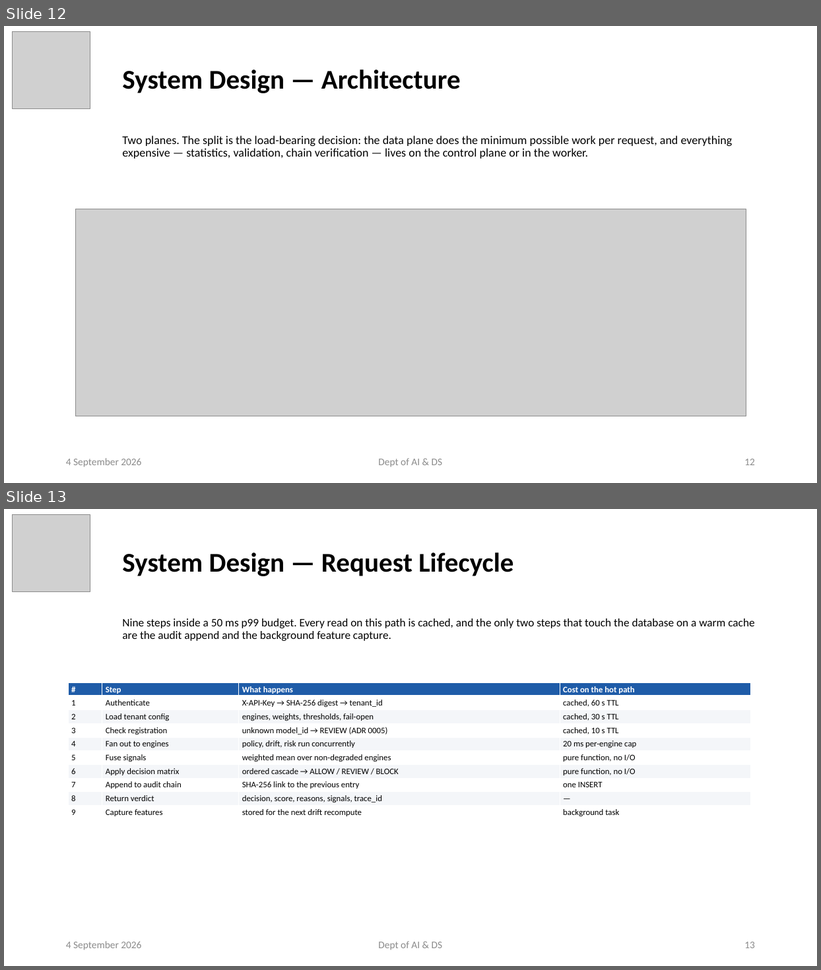
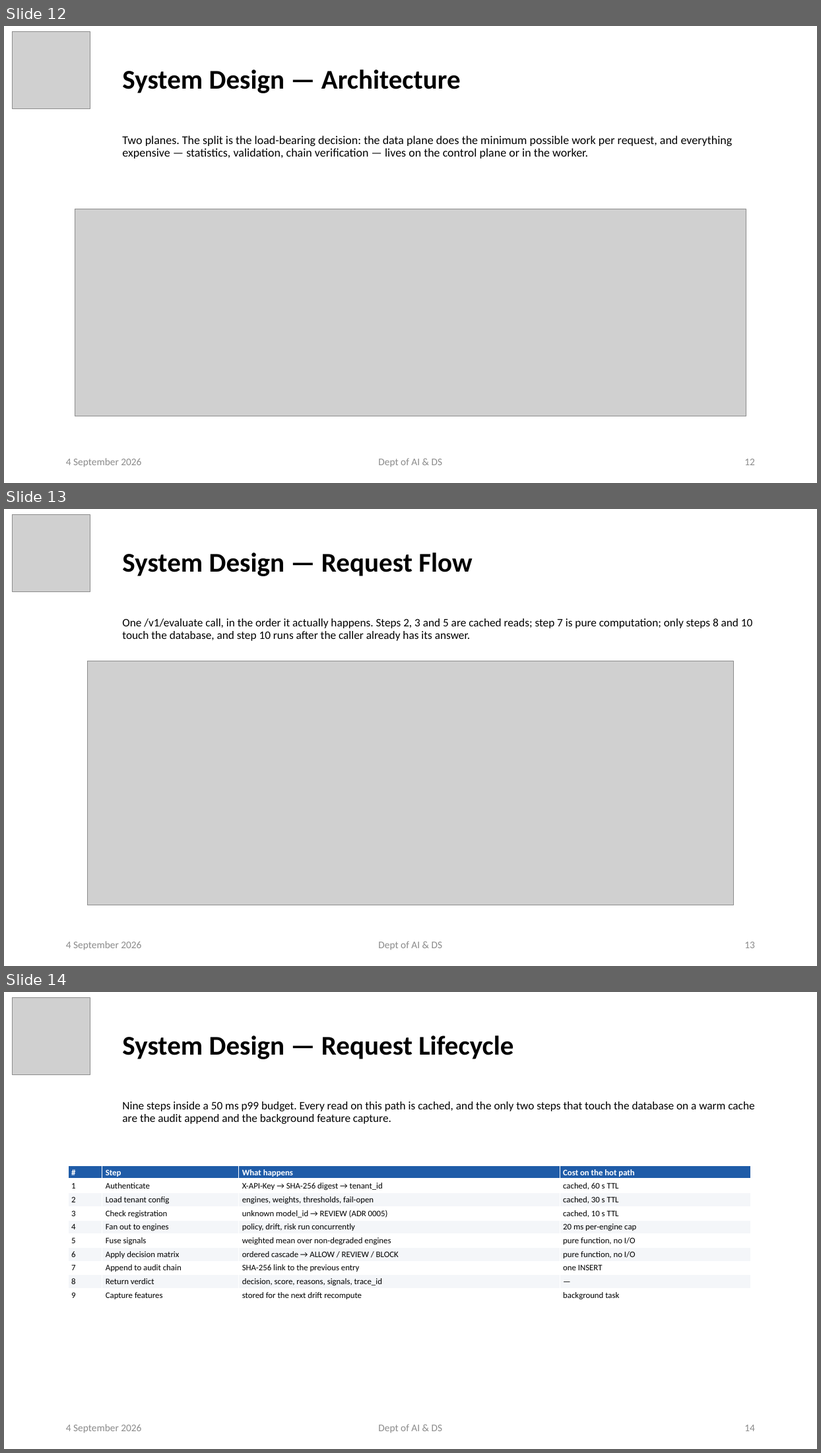
Before and after one commit to ayushpandey0201/custos, a slide deck: docs/presentations/Custos_Phase2_Review1.pptx. Shown one above the other, each under a label of ours: slides 12 and 13 before the commit, slides 12, 13 and 14 after it. The pictures are 821x970 and 821x1453 pixels, drawn with LibreOffice and Linux fonts; fonts in the diff are those of the drawing; grey boxes stand for pictures. Boxes give left, top, right and bottom in pixels: in the first picture for what was removed or moved away, otherwise in the second. Text is boxed around its words. In the diff, an @@ line names an element or a change of style, - is before the commit and + after.

```diff
--- a/docs/presentations/Custos_Phase2_Review1.pptx
+++ b/docs/presentations/Custos_Phase2_Review1.pptx
@@ slide 13 added at (x1=4, y1=509, x2=817, y2=966), background #FFFFFF @@
@@ picture added at (x1=13, y1=514, x2=90, y2=592) @@
@@ title added at (x1=122, y1=553, x2=473, y2=576), 32 pt, text #000000, bold @@
+System Design — Request Flow
@@ subtitle added at (x1=122, y1=619, x2=753, y2=641), 13.5 pt, text #000000 @@
+One /v1/evaluate call, in the order it actually happens. Steps 2, 3 and 5 are cached reads; step 7 is pure computation; only steps 8 and 10 touch the database, and step 10 runs after the caller already has its answer.
@@ picture added at (x1=88, y1=661, x2=734, y2=906) @@
@@ text added at (x1=66, y1=941, x2=141, y2=951), 12 pt, text #8C8C8C @@
+4 September 2026
@@ text added at (x1=378, y1=941, x2=443, y2=951), 12 pt, text #8C8C8C @@
+Dept of AI & DS
@@ page number added at (x1=745, y1=942, x2=755, y2=949), 12 pt, text #8C8C8C @@
+13
@@ what was slide 13 is now slide 14 @@
@@ page number at (x1=745, y1=1425, x2=755, y2=1432): text changed @@
-13
+14
```
Also in this commit, not shown: 1 slide changed, 2 other slides added, 6 other files.
